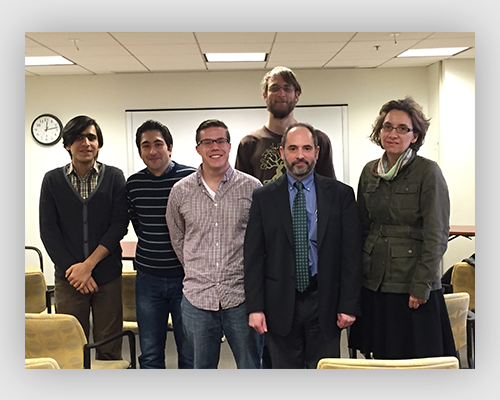
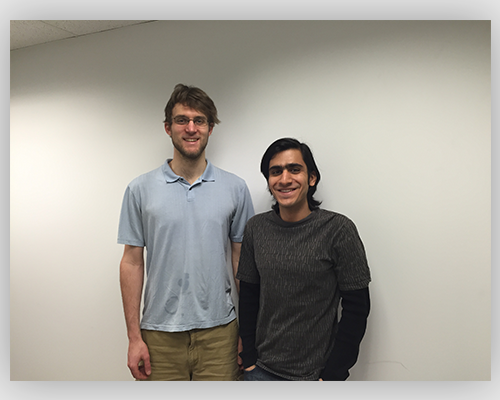
Layered file, before and after one edit (500x400). Changes by layer:
renamed "IMG_0558" to "IMG_0403", painted on it over [10, 20, 491, 381]
